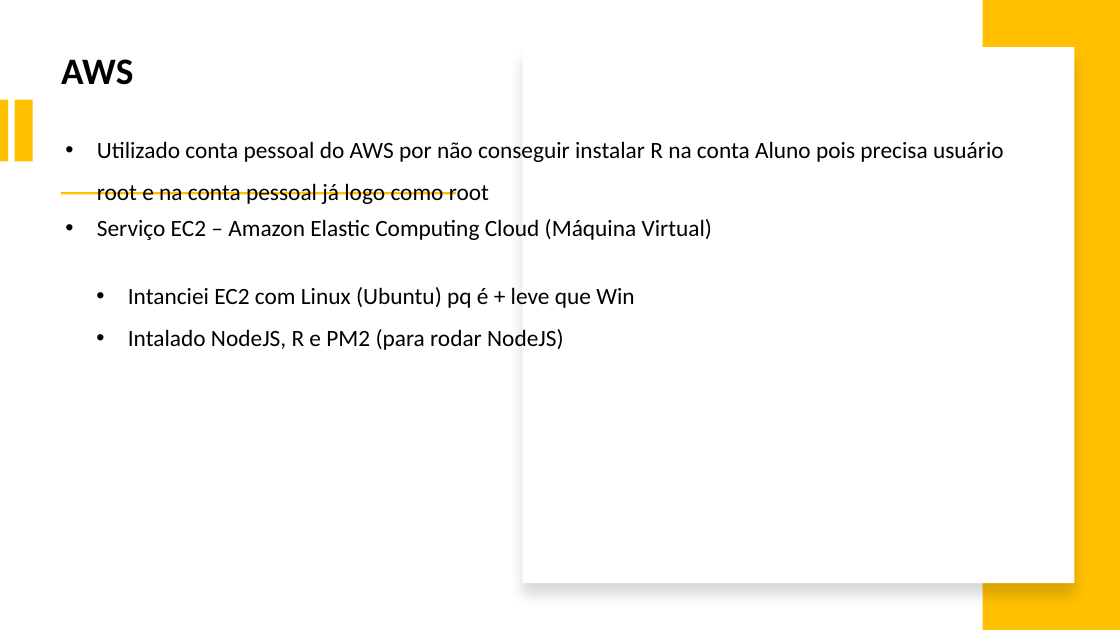
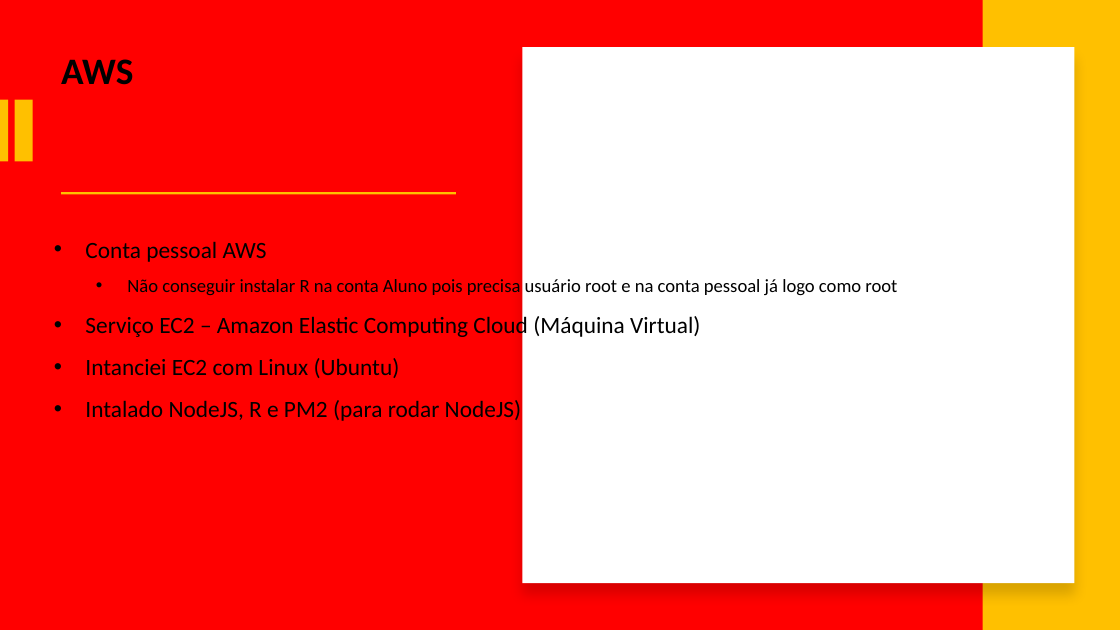
Before and after one commit to israeljmcarvalho/portfolioicarvalho, a slide deck: slide 9 of slides/Slides Portfólio Israel J. M. Carvalho.pptx (slide 8 before the commit). Drawn at 1120x630 pixels with LibreOffice and Linux fonts; fonts in the diff are those of the drawing. Boxes give left, top, right and bottom in pixels: in the first picture for what was removed or moved away, otherwise in the second. Text is boxed around its words. In the diff, an @@ line names an element or a change of style, - is before the commit and + after.

```diff
--- a/slides/Slides Portfólio Israel J. M. Carvalho.pptx
+++ b/slides/Slides Portfólio Israel J. M. Carvalho.pptx
@@ background #FFFFFF to #FF0000 @@
@@ text removed at [97, 219, 712, 240] @@
-    • Serviço EC2 – Amazon Elastic Computing Cloud (Máquina Virtual)
@@ text at [85, 241, 897, 421]: text changed @@
-    • Utilizado conta pessoal do AWS por não conseguir instalar R na conta Aluno pois precisa usuário root e na conta pessoal já logo como root
+    • Conta pessoal AWS
+      • Não conseguir instalar R na conta Aluno pois precisa usuário root e na conta pessoal já logo como root
+    • Serviço EC2 – Amazon Elastic Computing Cloud (Máquina Virtual)
+    • Intanciei EC2 com Linux (Ubuntu)
+    • Intalado NodeJS, R e PM2 (para rodar NodeJS)
@@ text removed at [128, 287, 634, 350] @@
-    • Intanciei EC2 com Linux (Ubuntu) pq é + leve que Win
-    • Intalado NodeJS, R e PM2 (para rodar NodeJS)
```
Also in this commit, not shown: 4 other slides changed, 2 slides added, 8 slides removed, 13 other files.
